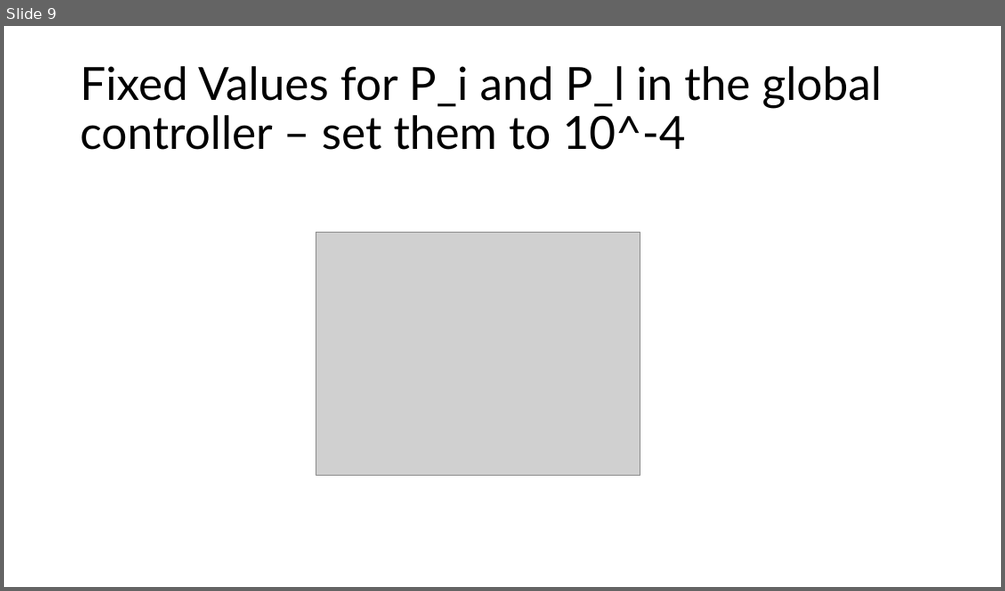
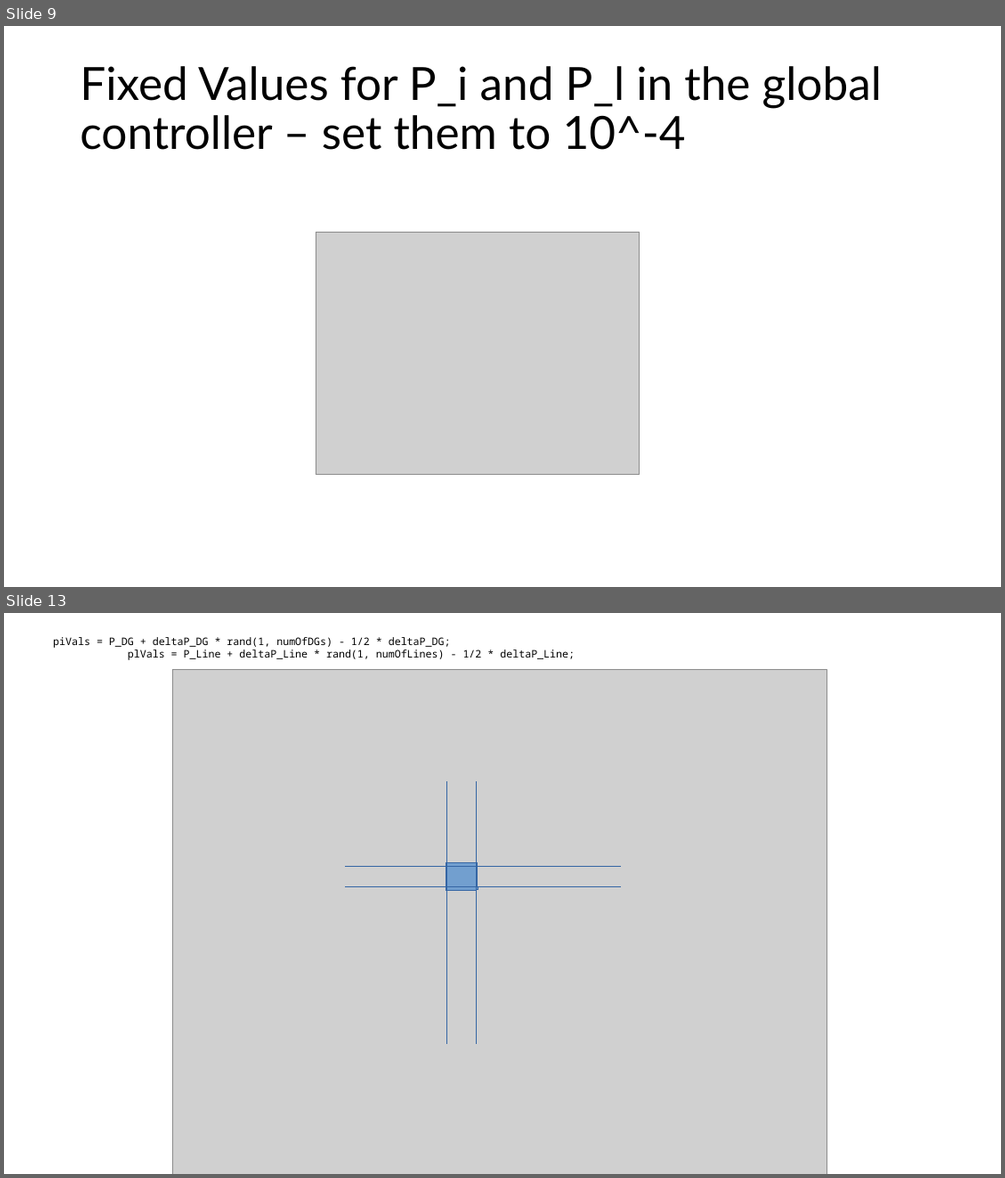
Before and after one commit to mjnajafi/Passivity-Control-DC-Microgrid, a slide deck: Results/Powepoint_Results.pptx. Shown one above the other, each under a label of ours: slide 9 before the commit, slides 9 and 13 after it; the slides between them are not shown. The pictures are 1005x591 and 1005x1178 pixels, drawn with LibreOffice and Linux fonts; fonts in the diff are those of the drawing; grey boxes stand for pictures. Boxes give left, top, right and bottom in pixels: in the first picture for what was removed or moved away, otherwise in the second. Text is boxed around its words. In the diff, an @@ line names an element or a change of style, - is before the commit and + after.

```diff
--- a/Results/Powepoint_Results.pptx
+++ b/Results/Powepoint_Results.pptx
@@ slide 13 added at [4,613,1001,1174], background #FFFFFF @@
@@ text added at [53,637,574,660], 10 pt, text #000000 @@
+piVals = P_DG + deltaP_DG * rand(1, numOfDGs) - 1/2 * deltaP_DG;
+plVals = P_Line + deltaP_Line * rand(1, numOfLines) - 1/2 * deltaP_Line;
@@ picture added at [172,669,826,1174] @@
@@ line added from (446, 781) to (446, 1043), #3465A4 0 pt @@
@@ line added from (476, 781) to (476, 1043), #3465A4 0 pt @@
@@ line added from (621, 866) to (345, 866), #3465A4 0 pt @@
@@ rectangle added at [445,862,477,891], fill #729FCF, outline #3465A4 0 pt @@
@@ line added from (621, 887) to (345, 887), #3465A4 0 pt @@
```
Also in this commit, not shown: 5 slides changed, 1 other slide added, 2 other files.
